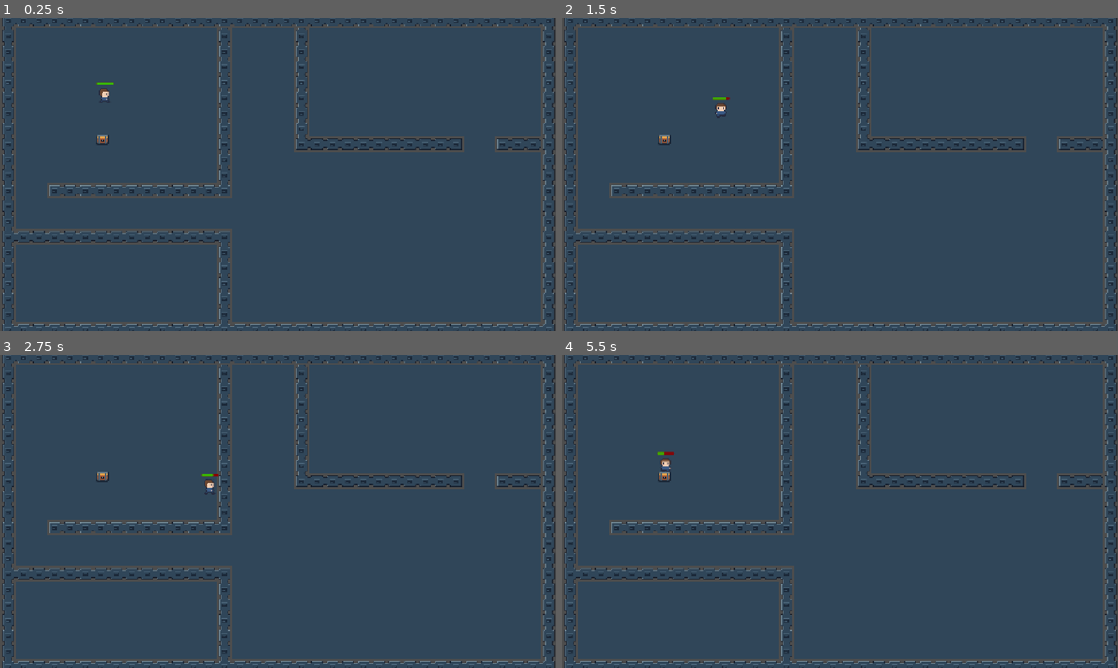
Above: before the commit, frames 1-4 (two rows, left to right).
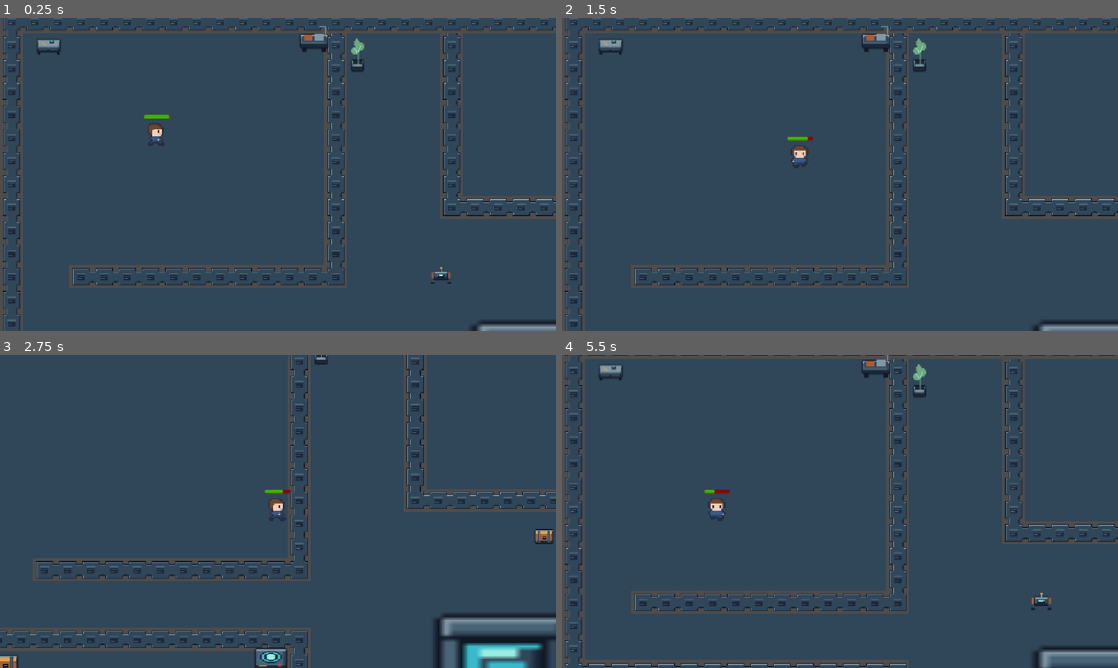
Above: after the commit, the same moments.

Repository: Simi-jpg/codesmelt-jam
Game: Godot game, scene res://scenes/level/storage.tscn
The game is run twice, just before and just after one commit, with the same random seed, the same clock (stepped at 60 frames per second) and the same inputs. The project has no main scene, so this scene is started directly.
Inputs (mouse positions are in pixels of both pictures, inside the frame that each line leads up to):
- Up to frame 1 (0.25 s): no input
- Up to frame 2 (1.5 s): tap Enter (ui_accept) at 0.5, 0.77 s; move the mouse to (962, 158) at 0.52 s; hold Right (ui_right) 0.53-1.28 s; click (962, 158) at 0.67 s; move the mouse to (728, 190) at 1.27 s; hold Down (ui_down) from 1.28 s (still down)
- Up to frame 3 (2.75 s): tap Enter (ui_accept) at 1.52 s; move the mouse to (333, 442) at 2.02 s; release Down (ui_down) at 2.03 s; hold Right (ui_right) from 2.03 s (still down)
- Up to frame 4 (5.5 s): move the mouse to (812, 574) at 2.77 s; release Right (ui_right) at 2.78 s; hold Up (ui_up) 2.78-3.53 s; click (812, 574) at 2.92 s; tap Enter (ui_accept) at 3.02, 3.77, 4.52 s; move the mouse to (1006, 558) at 3.52 s; hold Left (ui_left) 3.53-5.03 s; move the mouse to (673, 464) at 4.27 s; move the mouse to (867, 511) at 5.02 s; hold Down (ui_down) from 5.03 s (still down); click (867, 511) at 5.17 s

The runs differ from the first frame. In frame 1, 16% of the frame differs, in the area x 0-100%, y 0-100%; in frame 2, 16%; in frame 3, 17%; in frame 4, 16%.

Commit message:
updated player z index to 5

Diff:
--- a/project-red-gem/scenes/character/player.tscn
+++ b/project-red-gem/scenes/character/player.tscn
@@ -132,6 +132,7 @@
 corner_radius_bottom_left = 2
 
 [node name="Player" type="CharacterBody2D" unique_id=424066194]
+z_index = 5
 script = ExtResource("1_tum32")
 
 [node name="AnimatedSprite2D" type="AnimatedSprite2D" parent="." unique_id=2063649387]
--- /dev/null
+++ b/project-red-gem/scenes/character/storage_drone.tscn
@@ -0,0 +1,15 @@
+[gd_scene format=3 uid="uid://c3bq7020yhn6h"]
+
+[ext_resource type="Texture2D" uid="uid://bf2k0kcapxxmk" path="res://sprites/storage-equipment/maintenance_drone.png" id="1_ewsfm"]
+
+[sub_resource type="RectangleShape2D" id="RectangleShape2D_1mg7i"]
+size = Vector2(26, 16)
+
+[node name="storage drone" type="AnimatableBody2D" unique_id=1091856691]
+
+[node name="Sprite2D" type="Sprite2D" parent="." unique_id=1972686035]
+texture = ExtResource("1_ewsfm")
+
+[node name="CollisionShape2D" type="CollisionShape2D" parent="." unique_id=835747996]
+position = Vector2(0, -2)
+shape = SubResource("RectangleShape2D_1mg7i")
--- a/project-red-gem/scenes/level/storage.tscn
+++ b/project-red-gem/scenes/level/storage.tscn
@@ -3,6 +3,15 @@
 [ext_resource type="Texture2D" uid="uid://iq44r7inac43" path="res://tilesets/orbital_oupost_tileset.png" id="1_ogqii"]
 [ext_resource type="PackedScene" uid="uid://bkn3q84g6m28" path="res://scenes/character/player.tscn" id="2_6drnj"]
 [ext_resource type="Texture2D" uid="uid://kgypcsbm27yr" path="res://sprites/storage-equipment/cargo_crate.png" id="3_n3e2p"]
+[ext_resource type="Texture2D" uid="uid://bpfhpmgtwsgx" path="res://sprites/storage-equipment/workbench.png" id="4_guom5"]
+[ext_resource type="Texture2D" uid="uid://djsnfxsx23kdy" path="res://sprites/storage-equipment/supply_cart.png" id="5_rvyju"]
+[ext_resource type="Texture2D" uid="uid://c3or4hrhjuv32" path="res://sprites/storage-equipment/reactor_console.png" id="6_7chfe"]
+[ext_resource type="Texture2D" uid="uid://cmoxr8jg8xv4i" path="res://sprites/storage-equipment/medical_cabinet.png" id="9_25hc3"]
+[ext_resource type="PackedScene" uid="uid://c3bq7020yhn6h" path="res://scenes/character/storage_drone.tscn" id="9_kchth"]
+[ext_resource type="Texture2D" uid="uid://c301om4uaji7u" path="res://sprites/storage-equipment/floor_vent.png" id="10_7chfe"]
+[ext_resource type="Texture2D" uid="uid://bdn3xfypgggcw" path="res://sprites/storage-equipment/cryopod.png" id="11_hbcu1"]
+[ext_resource type="Texture2D" uid="uid://cmn5bqrcfjjl2" path="res://sprites/storage-equipment/hydroponic_planter.png" id="11_vue4j"]
+[ext_resource type="Texture2D" uid="uid://dbnlr7ww76mkn" path="res://sprites/storage-equipment/cable_reel.png" id="12_tmnxd"]
 
 [sub_resource type="TileSetAtlasSource" id="TileSetAtlasSource_6drnj"]
 texture = ExtResource("1_ogqii")
@@ -171,6 +180,44 @@
 physics_layer_0/collision_layer = 1
 sources/1 = SubResource("TileSetAtlasSource_6drnj")
 
+[sub_resource type="Animation" id="Animation_kchth"]
+length = 0.001
+tracks/0/type = "value"
+tracks/0/imported = false
+tracks/0/enabled = true
+tracks/0/path = NodePath(".:position")
+tracks/0/interp = 1
+tracks/0/loop_wrap = true
+tracks/0/keys = {
+"times": PackedFloat32Array(0),
+"transitions": PackedFloat32Array(1),
+"update": 0,
+"values": [Vector2(573, 351)]
+}
+
+[sub_resource type="Animation" id="Animation_55p4f"]
+resource_name = "move"
+length = 6.0
+loop_mode = 1
+tracks/0/type = "value"
+tracks/0/imported = false
+tracks/0/enabled = true
+tracks/0/path = NodePath(".:position")
+tracks/0/interp = 1
+tracks/0/loop_wrap = true
+tracks/0/keys = {
+"times": PackedFloat32Array(0, 3),
+"transitions": PackedFloat32Array(1, 1),
+"update": 0,
+"values": [Vector2(573, 351), Vector2(1073, 351)]
+}
+
+[sub_resource type="AnimationLibrary" id="AnimationLibrary_rvyju"]
+_data = {
+&"RESET": SubResource("Animation_kchth"),
+&"move": SubResource("Animation_55p4f")
+}
+
 [node name="Storage" type="Node2D" unique_id=2047696409]
 
 [node name="TileMapLayer" type="TileMapLayer" parent="." unique_id=1293906252]
@@ -181,11 +228,69 @@
 position = Vector2(217, 159)
 
 [node name="Camera2D" type="Camera2D" parent="Player" unique_id=377260197]
+zoom = Vector2(1.5, 1.5)
 limit_left = 0
 limit_top = -5
 limit_right = 1150
 limit_bottom = 650
 
 [node name="CargoCrate" type="Sprite2D" parent="." unique_id=85480206]
-position = Vector2(211, 245)
+position = Vector2(57.5, 479.5)
+scale = Vector2(1.40625, 1.28125)
 texture = ExtResource("3_n3e2p")
+
+[node name="Workbench" type="Sprite2D" parent="." unique_id=400871943]
+position = Vector2(67.125, 29.000004)
+scale = Vector2(1.1796875, 1.3749998)
+texture = ExtResource("4_guom5")
+
+[node name="SupplyCart" type="Sprite2D" parent="." unique_id=978850938]
+position = Vector2(433, 19.999998)
+scale = Vector2(1.5820328, 1.5585938)
+texture = ExtResource("5_rvyju")
+
+[node name="ReactorConsole" type="Sprite2D" parent="." unique_id=578337479]
+position = Vector2(424.75003, 472.375)
+scale = Vector2(1.8593764, 1.4140626)
+texture = ExtResource("6_7chfe")
+
+[node name="MedicalCabinet" type="Sprite2D" parent="." unique_id=1574240463]
+position = Vector2(1096, 39.000023)
+scale = Vector2(1.5156249, 1.25)
+texture = ExtResource("9_25hc3")
+
+[node name="HydroponicPlanter" type="Sprite2D" parent="." unique_id=2014000618]
+position = Vector2(494, 47)
+scale = Vector2(1.1250002, 1.6875001)
+texture = ExtResource("11_vue4j")
+
+[node name="storage drone" parent="." unique_id=1091856691 instance=ExtResource("9_kchth")]
+position = Vector2(573, 351)
+
+[node name="AnimationPlayer" type="AnimationPlayer" parent="storage drone" unique_id=1566454445]
+libraries/ = SubResource("AnimationLibrary_rvyju")
+autoplay = &"move"
+
+[node name="FloorVent" type="Sprite2D" parent="." unique_id=296157335]
+position = Vector2(1111, 375)
+rotation = 1.5707964
+scale = Vector2(2.0156267, 1.7265627)
+texture = ExtResource("10_7chfe")
+
+[node name="Cryopod" type="Sprite2D" parent="." unique_id=582887124]
+position = Vector2(745, 497)
+scale = Vector2(10.4375, 6)
+texture = ExtResource("11_hbcu1")
+
+[node name="CargoCrate2" type="Sprite2D" parent="." unique_id=1805384188]
+position = Vector2(802, 304)
+texture = ExtResource("3_n3e2p")
+
+[node name="CableReel" type="Sprite2D" parent="." unique_id=860730445]
+position = Vector2(877, 142)
+texture = ExtResource("12_tmnxd")
+
+[node name="FloorVent2" type="Sprite2D" parent="." unique_id=1545348276]
+position = Vector2(958.5, 504.49997)
+scale = Vector2(2.71875, 1.9062483)
+texture = ExtResource("10_7chfe")
